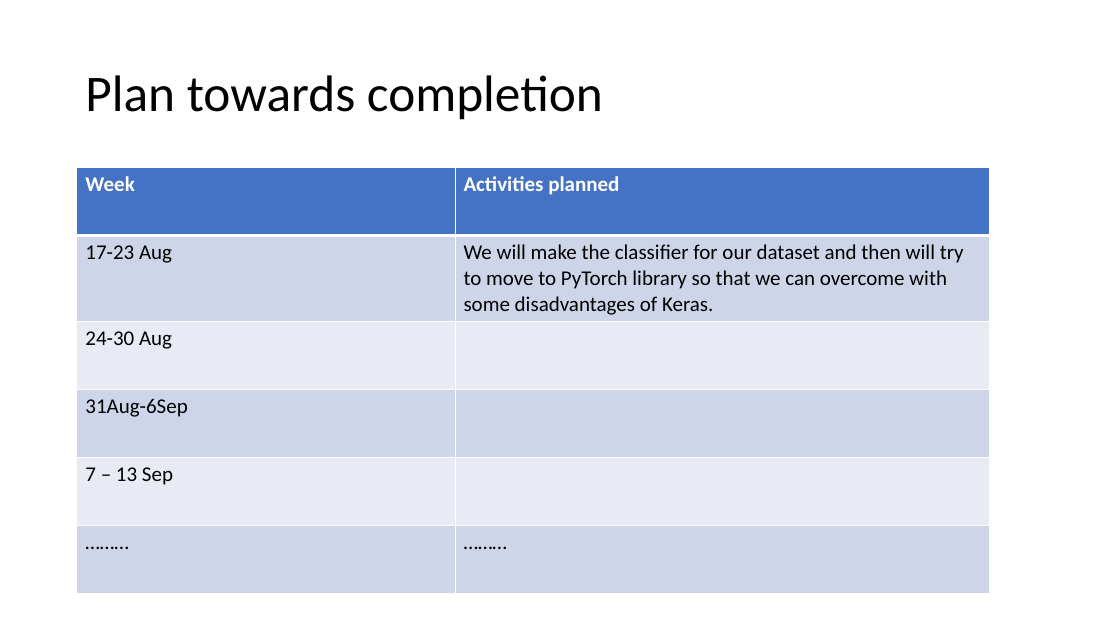
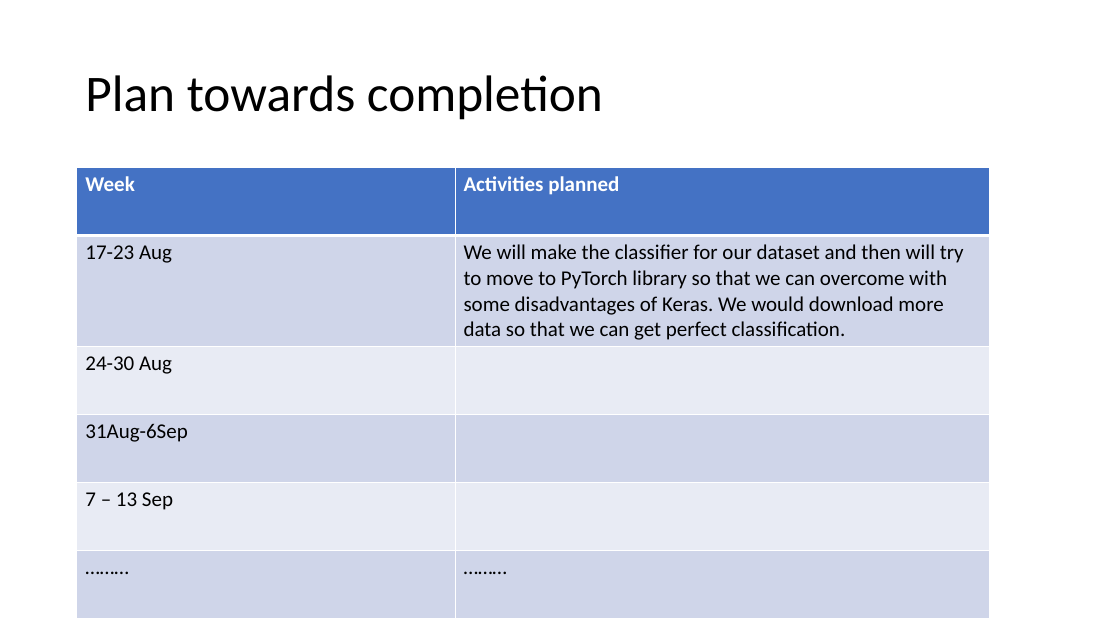
Before and after one commit to alvynabranches/trimester4, a slide deck: slide 10 of 3_Mini_Project/MiniProject_Synopsis.pptx (slide 9 before the commit). Drawn at 1120x630 pixels with LibreOffice and Linux fonts; fonts in the diff are those of the drawing. Boxes give left, top, right and bottom in pixels: in the first picture for what was removed or moved away, otherwise in the second. Text is boxed around its words. In the diff, an @@ line names an element or a change of style, - is before the commit and + after.

```diff
--- a/3_Mini_Project/MiniProject_Synopsis.pptx
+++ b/3_Mini_Project/MiniProject_Synopsis.pptx
@@ table at <box>77,168,991,618</box> @@
-row 2, column 2: We will make the classifier for our dataset and then will try to move to PyTorch library so that we can overcome with some disadvantages of Keras.
+row 2, column 2: We will make the classifier for our dataset and then will try to move to PyTorch library so that we can overcome with some disadvantages of Keras. We would download more data so that we can get perfect classification.
```
Also in this commit, not shown: 3 other slides changed, 1 slide added.
